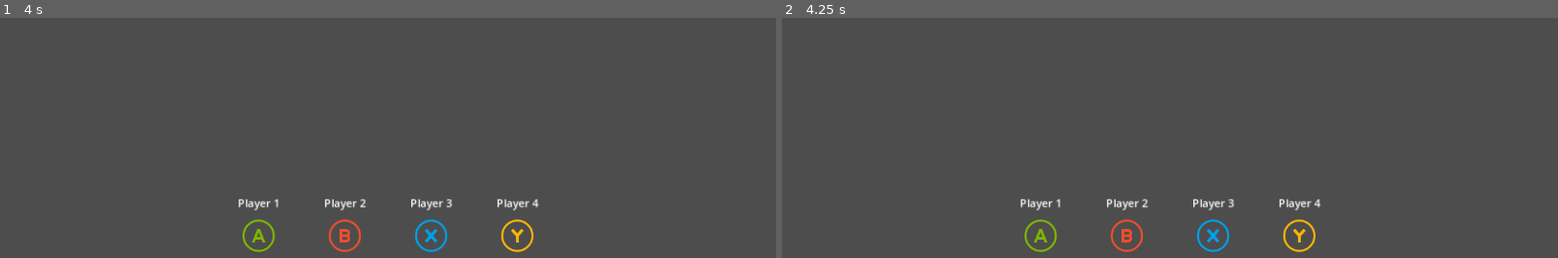
Above: before the commit, frames 1-2 (left to right).
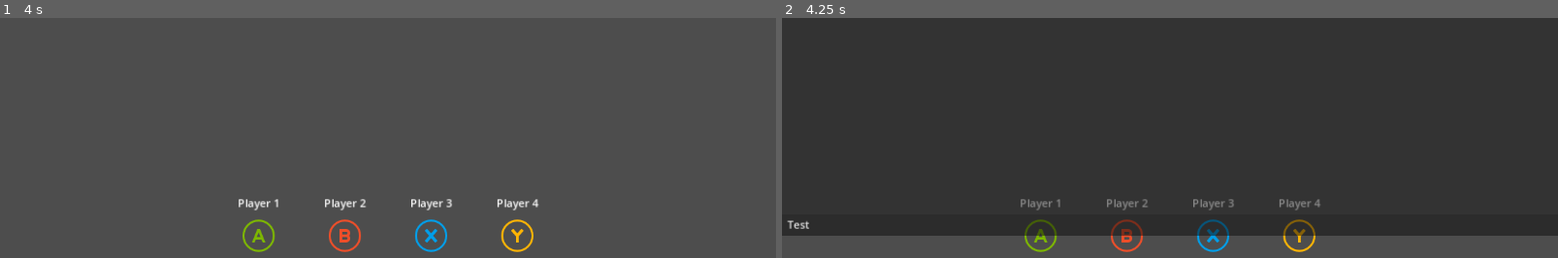
Above: after the commit, the same moments.

Repository: devlup-fsu/party-game
Game: Godot game, scene res://Core/Main/main.tscn
Same seed, same stepped clock (60 frames per second), same inputs: the game is played once before the commit and once after it.
Inputs:
- Up to frame 1 (4 s): tap Enter at 0.5, 2, 3.5 s; tap Space at 1.25, 2.75 s
- Up to frame 2 (4.25 s): tap ` (core_debug_console, bound only after the commit) at 4.15 s

Frame 1 is identical in both runs. In frame 2, 91% of the frame differs, in the area x 0-100%, y 0-91%.

Commit message:
Add console scene

Diff:
--- /dev/null
+++ b/Core/Console/console.gd
@@ -0,0 +1,58 @@
+extends CanvasLayer
+
+
+signal print_command(full_command: String)
+
+
+@onready var output: RichTextLabel = %Output
+@onready var input: LineEdit = %Input
+
+
+# TODO: In Godot 4.4, dictionaries can be typed. Will be Dictionary[StringName, Signal]
+var _commands: Dictionary = {}
+
+
+func _ready() -> void:
+	visible = false
+
+	print_command.connect(func (full_command: String) -> void:
+		var parts = full_command.split(" ")
+		if len(parts) < 2:
+			return
+
+		print(parts.slice(1))
+	)
+
+	register_command("print", print_command)
+
+
+func _process(_delta: float) -> void:
+	# TODO: Only launch the console when game is launched from the editor.
+	if Input.is_action_just_pressed("core_debug_console"):
+		visible = not visible
+
+
+func _on_input_text_submitted(new_text: String) -> void:
+	output.append_text(new_text + "\n")
+	input.clear()
+
+	run_command(new_text)
+
+
+func register_command(command_name: StringName, action: Signal) -> void:
+	assert(command_name == command_name.to_lower(), "Can't register command '%s' with uppercase letters." % command_name)
+	assert(not command_name.contains(" "), "Can't register command '%s' with space characters." % command_name)
+	assert(command_name not in _commands, "Can't register command '%s' that has already been registered." % command_name)
+
+	_commands[command_name] = action
+
+
+func run_command(full_command: String) -> void:
+	var parts = full_command.split(" ")
+	if len(parts) < 1:
+		return
+
+	var command_name = parts[0].to_lower()
+
+	if command_name in _commands:
+		_commands[command_name].emit(full_command)
--- /dev/null
+++ b/Core/Console/console.tscn
@@ -0,0 +1,41 @@
+[gd_scene load_steps=4 format=3 uid="uid://b250jvyk10q0b"]
+
+[ext_resource type="Script" path="res://Core/Console/console.gd" id="1_vvw74"]
+
+[sub_resource type="StyleBoxFlat" id="StyleBoxFlat_x5nje"]
+content_margin_left = 8.0
+content_margin_top = 4.0
+content_margin_right = 4.0
+content_margin_bottom = 4.0
+bg_color = Color(0.1, 0.1, 0.1, 0.501961)
+
+[sub_resource type="StyleBoxFlat" id="StyleBoxFlat_8lcdv"]
+content_margin_left = 8.0
+bg_color = Color(0.05, 0.05, 0.05, 0.501961)
+
+[node name="Console" type="CanvasLayer"]
+layer = 128
+script = ExtResource("1_vvw74")
+
+[node name="VBoxContainer" type="VBoxContainer" parent="."]
+anchors_preset = -1
+anchor_right = 1.0
+anchor_bottom = 0.5
+grow_horizontal = 2
+grow_vertical = 2
+theme_override_constants/separation = 0
+
+[node name="Output" type="RichTextLabel" parent="VBoxContainer"]
+unique_name_in_owner = true
+layout_mode = 2
+size_flags_vertical = 3
+theme_override_styles/normal = SubResource("StyleBoxFlat_x5nje")
+scroll_following = true
+
+[node name="Input" type="LineEdit" parent="VBoxContainer"]
+unique_name_in_owner = true
+layout_mode = 2
+theme_override_styles/normal = SubResource("StyleBoxFlat_8lcdv")
+text = "Test"
+
+[connection signal="text_submitted" from="VBoxContainer/Input" to="." method="_on_input_text_submitted"]
--- a/project.godot
+++ b/project.godot
@@ -19,6 +19,7 @@
 
 Controls="*res://Core/Controls/controls.gd"
 Commands="*res://Core/Debug/commands.gd"
+Console="*res://Core/Console/console.tscn"
 
 [display]
 
@@ -56,3 +57,8 @@
 "events": [Object(InputEventJoypadButton,"resource_local_to_scene":false,"resource_name":"","device":-1,"button_index":6,"pressure":0.0,"pressed":false,"script":null)
 ]
 }
+core_debug_console={
+"deadzone": 0.5,
+"events": [Object(InputEventKey,"resource_local_to_scene":false,"resource_name":"","device":-1,"window_id":0,"alt_pressed":false,"shift_pressed":false,"ctrl_pressed":false,"meta_pressed":false,"pressed":false,"keycode":0,"physical_keycode":96,"key_label":0,"unicode":96,"location":0,"echo":false,"script":null)
+]
+}
Not shown, added: = full_command.split( )Commands autoload backend
